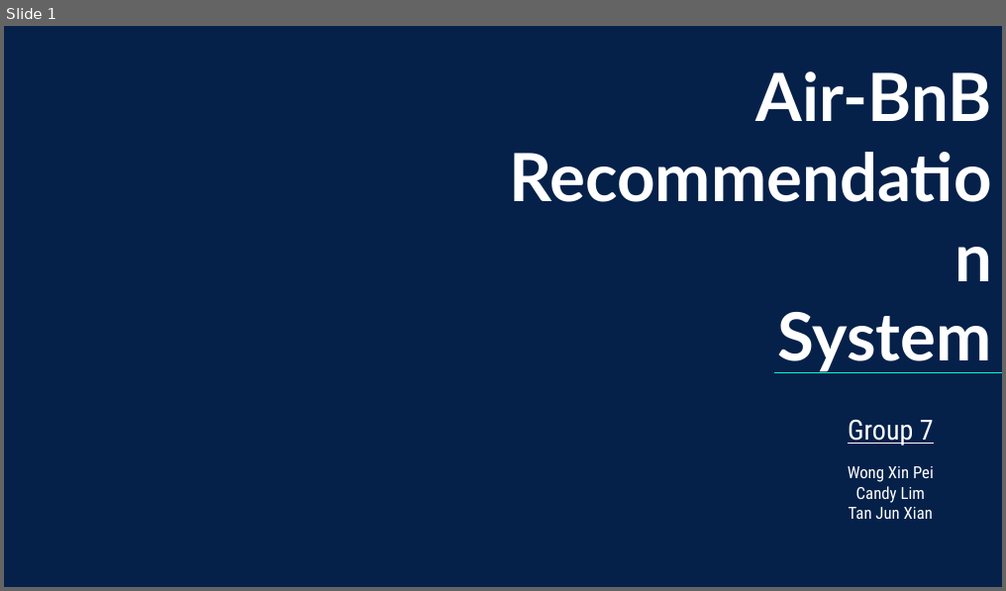
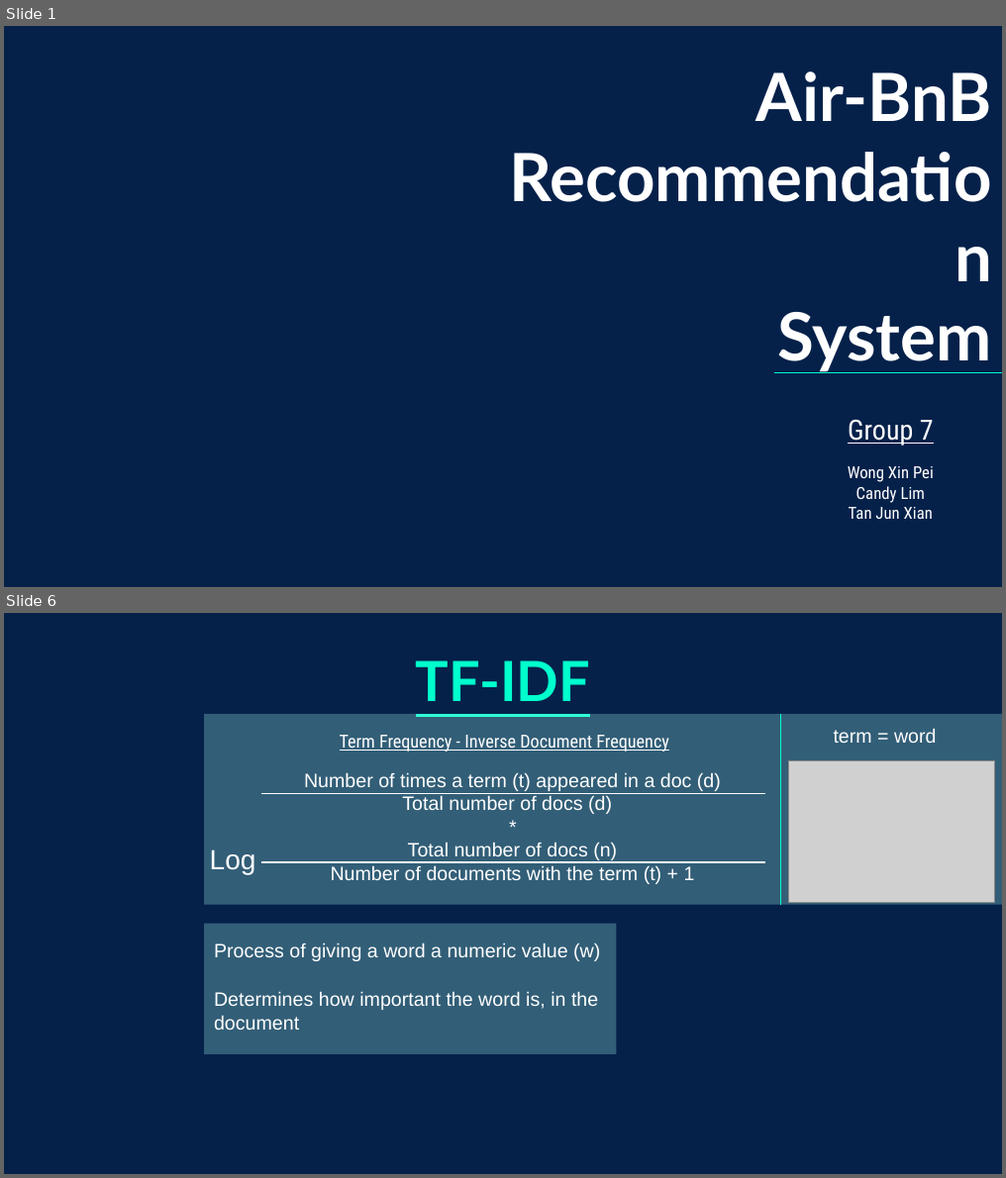
Before and after one commit to boohooo/AirBnB, a slide deck: PPT/AirBB Recommender.pptx. Shown one above the other, each under a label of ours: slide 1 before the commit, slides 1 and 6 after it; the slides between them are not shown. The pictures are 1006x591 and 1006x1178 pixels, drawn with LibreOffice and Linux fonts; fonts in the diff are those of the drawing; grey boxes stand for pictures; background and template pictures are left out. Boxes give left, top, right and bottom in pixels: in the first picture for what was removed or moved away, otherwise in the second. Text is boxed around its words. In the diff, an @@ line names an element or a change of style, - is before the commit and + after.

```diff
--- a/PPT/AirBB Recommender.pptx
+++ b/PPT/AirBB Recommender.pptx
@@ slide 6 added at bbox=[4, 613, 1002, 1174], background picture (left out) @@
@@ title added at bbox=[416, 661, 590, 701], 40 pt, text #00FFCD, bold, underline @@
+TF-IDF
@@ snip rect added at bbox=[205, 714, 1002, 904], fill #AAFFEE at 28% opacity @@
@@ line added from (781, 904) to (781, 714), #00FFCD 0.75 pt @@
@@ text added at bbox=[834, 728, 937, 743], 14 pt, text #FFFFFF @@
+term = word
@@ subtitle added at bbox=[340, 735, 669, 752], 13 pt, text #FFFFFF, underline @@
+Term Frequency - Inverse Document Frequency
@@ text added at bbox=[304, 772, 721, 884], 14 pt, text #FFFFFF @@
+Number of times a term (t) appeared in a doc (d)
+Total number of docs (d)
+*
+Total number of docs (n)
+Number of documents with the term (t) + 1
@@ picture added at bbox=[788, 761, 995, 902] @@
@@ line added from (764, 793) to (261, 793), #FFFFFF 0.75 pt @@
@@ text added at bbox=[210, 850, 256, 874], 20 pt, text #FFFFFF @@
+Log
@@ line added from (764, 862) to (261, 862), #FFFFFF 0.75 pt @@
@@ snip rect added at bbox=[205, 923, 617, 1055], fill #AAFFEE at 28% opacity @@
@@ text added at bbox=[214, 943, 600, 961], 14 pt, text #FFFFFF @@
+Process of giving a word a numeric value (w)
@@ text added at bbox=[214, 991, 598, 1030], 14 pt, text #FFFFFF @@
+Determines how important the word is, in the document
```
Also in this commit, not shown: 2 slides changed, 19 other slides added, 1 slide removed.
